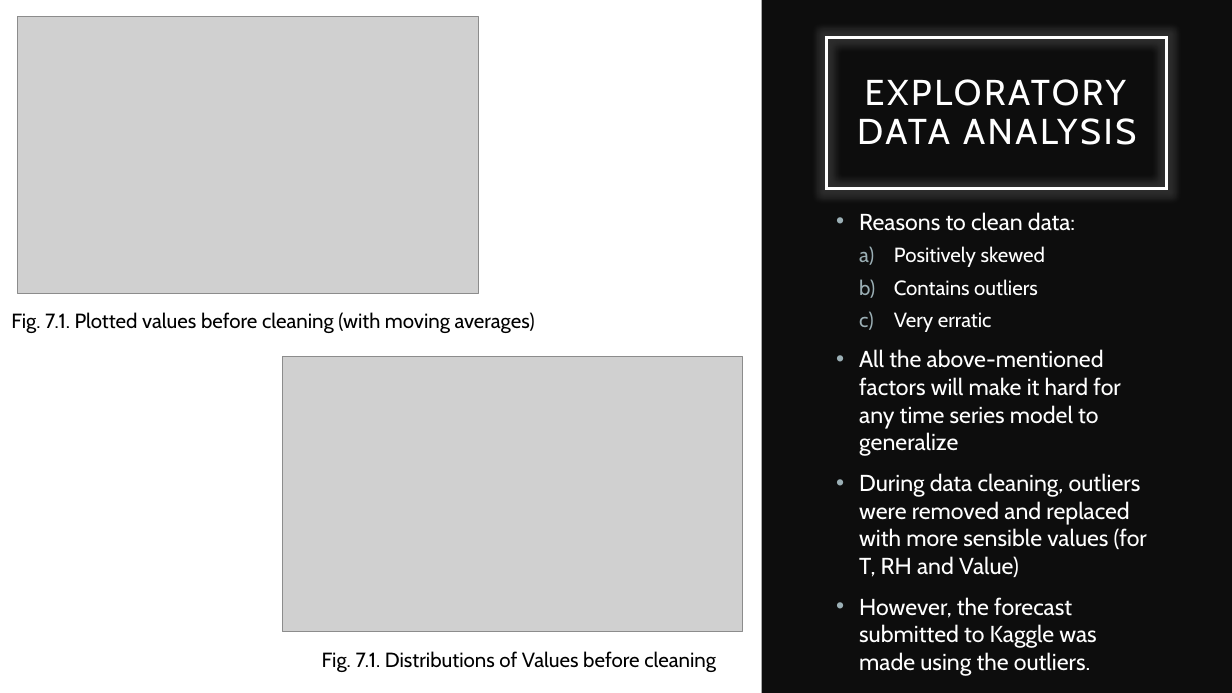
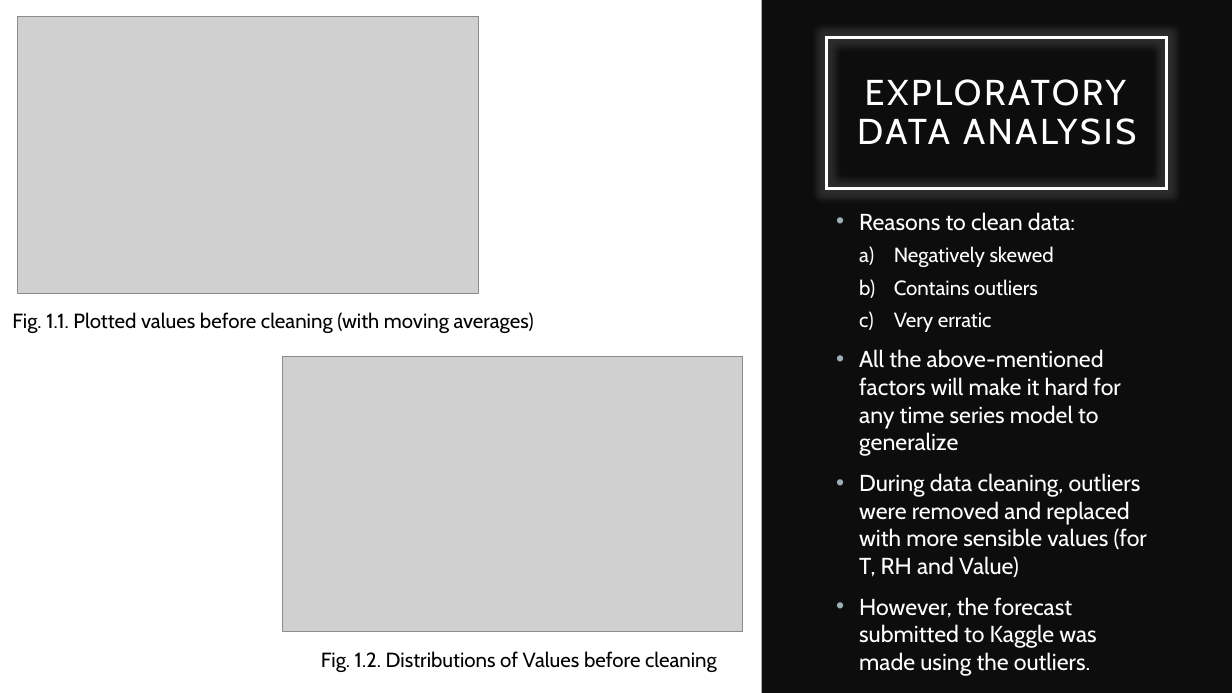
Before and after one commit to ethanolx/Air-Pollution-Mall-py, a slide deck: slide 3 of doc/part-a.pptx. Drawn at 1232x693 pixels with LibreOffice and Linux fonts; fonts in the diff are those of the drawing; grey boxes stand for pictures. Boxes give left, top, right and bottom in pixels: in the first picture for what was removed or moved away, otherwise in the second. Text is boxed around its words. In the diff, an @@ line names an element or a change of style, - is before the commit and + after.

```diff
--- a/doc/part-a.pptx
+++ b/doc/part-a.pptx
@@ text at bbox=[894, 246, 1054, 267]: text changed @@
-  a) Positively skewed
+  a) Negatively skewed
@@ text at bbox=[12, 312, 534, 333]: text changed @@
-Fig. 7.1. Plotted values before cleaning (with moving averages)
+Fig. 1.1. Plotted values before cleaning (with moving averages)
@@ text at bbox=[321, 651, 717, 672]: text changed @@
-Fig. 7.1. Distributions of Values before cleaning
+Fig. 1.2. Distributions of Values before cleaning
```
Also in this commit, not shown: 6 other slides changed, 1 other file.
